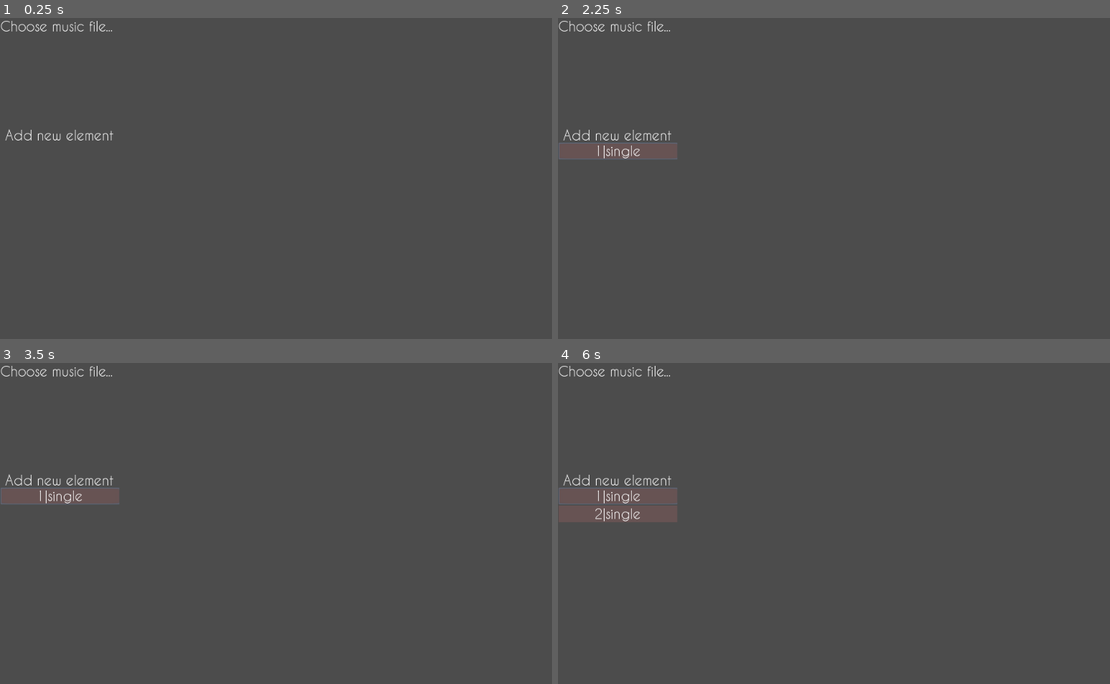
Above: before the commit, frames 1-4 (two rows, left to right).
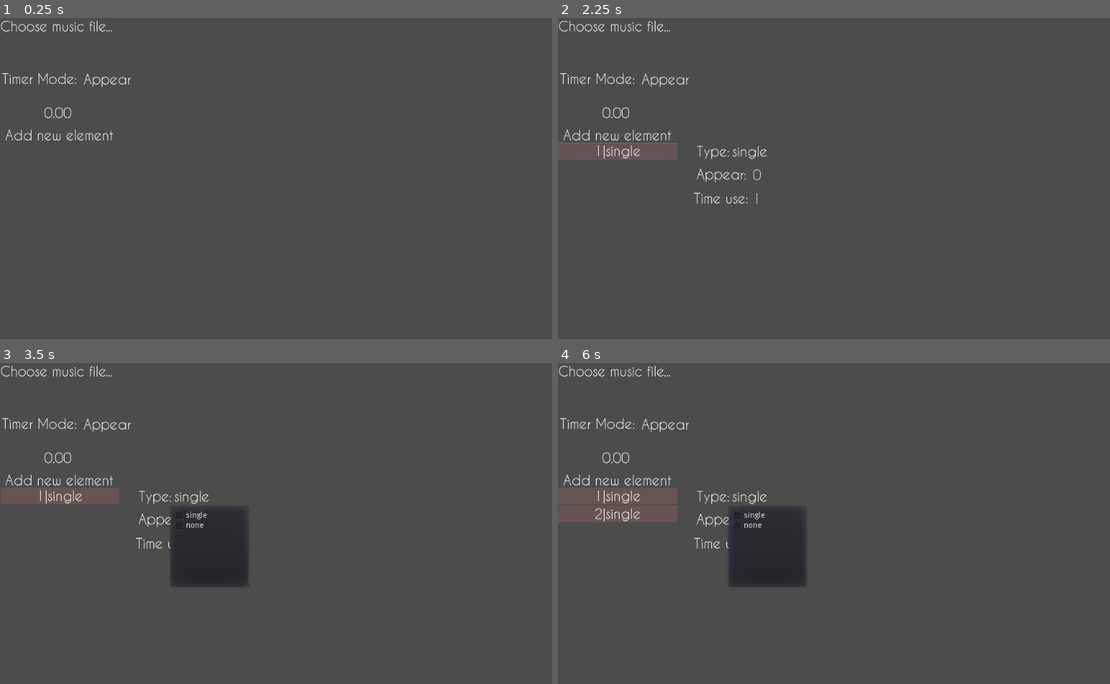
Above: after the commit, the same moments.

Repository: Mirous12/mus-stories
Game: Godot game, scene res://Resources/Main.tscn
Same seed, same stepped clock (60 frames per second), same inputs: the game is played once before the commit and once after it.
Inputs (mouse positions are in pixels of both pictures, inside the frame that each line leads up to):
- Up to frame 1 (0.25 s): no input
- Up to frame 2 (2.25 s): click (662, 78) at 0.52 s; click (618, 136) at 1.25 s; click (618, 149) at 2 s
- Up to frame 3 (3.5 s): click (204, 497) at 2.77 s
- Up to frame 4 (6 s): click (618, 481) at 3.5 s; click (618, 494) at 4.27 s; click (662, 423) at 5.02 s; click (762, 497) at 5.77 s

The runs differ from the first frame. In frame 1, 0.3% of the frame differs, in the area x 0-24%, y 17-32%; in frame 2, 0.6%; in frame 3, 3.9%, in the area x 0-45%, y 17-70%; in frame 4, 3.9%.

Commit message:
Realised base redactor functionality

Diff:
--- a/Redactor/Prefab/ScrollElement.tscn
+++ b/Redactor/Prefab/ScrollElement.tscn
@@ -27,7 +27,7 @@
 "_edit_use_anchors_": false
 }
 
-[node name="ButtonPanelElement" type="Button" parent="."]
+[node name="ButtonPanelElement" type="Button" parent="Label"]
 margin_right = 213.0
 margin_bottom = 30.0
 flat = true
--- a/Redactor/Prefab/ScrollElementController.gd
+++ b/Redactor/Prefab/ScrollElementController.gd
@@ -20,6 +20,14 @@
 	docString = info.doc_string
 	setNameDescription()
 
+func getInfo() -> Dictionary:
+	var element = {}
+	element.id = id
+	element.type = type
+	element.timeAppear = timeAppear
+	element.timeUse = timeUse
+	return element
+
 func setNameDescription():
 	var label = get_node("Label")
 	label.text = docString
--- a/Redactor/RedactorController.gd
+++ b/Redactor/RedactorController.gd
@@ -1,19 +1,33 @@
 extends Node2D
-
 
 var elements = []
 
 var isPlaying = false
 var currentTime = 0.0
+var currentTimeTimer = null
 
 var currentMarginY = 0.0
+var currentElement = null
+
+var elementInfoController = null
+
+func _ready():
+	currentTimeTimer = get_node("Editor/Timer")
+	elementInfoController = get_node("Editor/ElementInfo")
+	var elementInfoConteroller = get_node("Editor/ElementInfo")
+	if elementInfoConteroller:
+		elementInfoConteroller.redactorController = self
+
+func _process(delta):
+	if isPlaying:
+		currentTime = currentTime + delta
+		currentTimeTimer.text = String(currentTime).substr(0, 4)
 
 func _on_ButtonChooseMusic_pressed():
 	var fileDialog = get_node("FileDialog")
 	fileDialog.set_filters(PoolStringArray(["*.mp3"]))
 	fileDialog.set_mode(0)
 	fileDialog.popup()
-
 
 func _on_FileDialog_file_selected(path):
 	var fileDialog = get_node("FileDialog")
@@ -38,19 +52,18 @@
 			if chooseLabel:
 				chooseLabel.visible = false
 
-
-
 func onButtonPlayPressed():
 	var streamPlayer = get_node("AudioStreamPlayer2D")
 	if streamPlayer:
 		streamPlayer.play()
 		isPlaying = true
+		currentTime = 0.0
+		currentTimeTimer.text = "0.00"
 
 		var buttonPlay = get_node("Playlist/SpritePlay")
 		var buttonPause = get_node("Playlist/SpritePause")
 		buttonPlay.visible = false
 		buttonPause.visible = true
-
 
 func onButtonPausePressed():
 	var streamPlayer = get_node("AudioStreamPlayer2D")
@@ -67,8 +80,14 @@
 	var elementInfo = {}
 	elementInfo.id = elements.size() + 1
 	elementInfo.type = "single"
-	elementInfo.time_appear = currentTime
-	elementInfo.time_use = currentTime + 1.0
+
+	if elementInfoController.getChooseType() == "Appear":
+		elementInfo.time_appear = currentTime
+		elementInfo.time_use = currentTime + 1.0
+	elif elementInfoController.getChooseType() == "Use":
+		elementInfo.time_appear = currentTime - 1.0
+		elementInfo.time_use = currentTime
+
 	elementInfo.doc_string = String(elementInfo.id) + "|single"
 
 	var panelElementInfo = load("res://Prefab/ScrollElement.tscn")
@@ -81,16 +100,33 @@
 		var newPosition = Vector2(0, currentMarginY)
 		panelElement.set_position(newPosition)
 		currentMarginY = currentMarginY + panelElement.get_size().y * 1.05
-		var button = panelElement.get_node("Panel/ButtonPanelElement")
-		if button:
-			button.connect("button_down", self, "onElementClicked", [elementInfo.id])
+		var button = panelElement.get_node("Label/ButtonPanelElement")
+		button.connect("button_down", self, "onElementClicked", [elementInfo.id])
 
 func onButtonAddNewClicked():
 	createNewElement()
 
-func onElemenClicked(elementId):
+func onElementClicked(elementId):
 	var targetElement
 	for element in elements:
 		if element.getId() == elementId:
 			targetElement = element
 			break
+	if targetElement:
+		var params = targetElement.getInfo()
+		var editor = get_node("Editor/ElementInfo")
+		if editor:
+			editor.visible = true
+			editor.setInfo(params)
+			currentElement = targetElement
+
+func saveElementInfo(params):
+	if currentElement:
+		var newSetParams = {}
+		newSetParams.id = currentElement.getId()
+		newSetParams.type = params.type
+		newSetParams.time_appear = params.timeAppear
+		newSetParams.time_use = params.timeUse
+		newSetParams.doc_string = String(currentElement.getId()) + "|" + params.type
+
+		currentElement.setInfo(newSetParams)
--- /dev/null
+++ b/Redactor/Resources/ElementInfoController.gd
@@ -0,0 +1,88 @@
+extends Node2D
+
+var type = ""
+var timeAppear = 0.0
+var timeUse = 0.0
+var chooseType = "Appear"
+
+var redactorController = null
+
+func _ready():
+	var popupChooseType = get_parent().get_parent().get_node("PopupMenu")
+	var popupModeChoose = get_parent().get_parent().get_node("PopupModeChoose")
+	if popupChooseType:
+		popupChooseType.add_check_item("single")
+		popupChooseType.add_check_item("none")
+	if popupModeChoose:
+		popupModeChoose.add_check_item("Appear")
+		popupModeChoose.add_check_item("Use")
+
+func setInfo(params):
+	type = params.type
+	timeAppear = params.timeAppear
+	timeUse = params.timeUse
+
+	var labelType = get_node("LabelTypeSelected")
+	labelType.text = type
+	var inputAppear = get_node("AppearLineEdit")
+	inputAppear.text = String(timeAppear)
+	var inputUse = get_node("UseLine")
+	inputUse.text = String(timeUse)
+
+func getChooseType() -> String:
+	return chooseType
+
+func setType(type):
+	self.type = type
+	saveElementInfo()
+
+func setTimeAppear(timeAppear):
+	self.timeAppear = timeAppear
+	saveElementInfo()
+
+func setTimeUse(timeUse):
+	self.timeUse = timeUse
+	saveElementInfo()
+
+func saveElementInfo():
+	var params = {}
+	params.type = type
+	params.timeAppear = timeAppear
+	params.timeUse = timeUse
+	redactorController.saveElementInfo(params)
+
+func AppearLineEdit_text_changed(new_text):
+	setTimeAppear(float(new_text))
+
+func UseLine_text_changed(new_text):
+	setTimeUse(float(new_text))
+
+func ButtonLabelSelectedClicked():
+	var popupChooseType = get_parent().get_parent().get_node("PopupMenu")
+	if popupChooseType:
+		popupChooseType.popup()
+
+func PopupMenuChoosen(id): #TODO: on popup choose type
+	var labelTypeSelected = get_node("LabelTypeSelected")
+	if labelTypeSelected:
+		var popupChooseType = get_parent().get_parent().get_node("PopupMenu")
+		if popupChooseType:
+			labelTypeSelected.text = popupChooseType.get_item_text(id)
+			type = labelTypeSelected.text
+			popupChooseType.visible = false
+
+
+func onModeChoose(id):
+	var labelModeSelectedNode = get_parent().get_node("LabelModeSelected")
+	if labelModeSelectedNode:
+		var popupModeChoose = get_parent().get_parent().get_node("PopupModeChoose")
+		if popupModeChoose:
+			labelModeSelectedNode.text = popupModeChoose.get_item_text(id)
+			chooseType = popupModeChoose.get_item_text(id)
+			popupModeChoose.visible = false
+
+
+func onButtomModePressed():
+	var popupMode = get_parent().get_parent().get_node("PopupModeChoose")
+	if popupMode:
+		popupMode.popup()
--- a/Redactor/Resources/Main.tscn
+++ b/Redactor/Resources/Main.tscn
@@ -1,9 +1,22 @@
-[gd_scene load_steps=5 format=2]
+[gd_scene load_steps=10 format=2]
 
 [ext_resource path="res://Resources/new_dynamicfont.tres" type="DynamicFont" id=1]
 [ext_resource path="res://RedactorController.gd" type="Script" id=2]
 [ext_resource path="res://Resources/button_play.png" type="Texture" id=3]
 [ext_resource path="res://Resources/button_pause.png" type="Texture" id=4]
+[ext_resource path="res://Resources/ElementInfoController.gd" type="Script" id=5]
+
+[sub_resource type="StyleBoxFlat" id=1]
+bg_color = Color( 0.6, 0.6, 0.6, 0 )
+
+[sub_resource type="StyleBoxFlat" id=2]
+bg_color = Color( 0.6, 0.6, 0.6, 0 )
+
+[sub_resource type="StyleBoxFlat" id=3]
+bg_color = Color( 0.6, 0.6, 0.6, 0 )
+
+[sub_resource type="StyleBoxFlat" id=4]
+bg_color = Color( 0.6, 0.6, 0.6, 0 )
 
 [node name="Main" type="Node2D"]
 script = ExtResource( 2 )
@@ -32,6 +45,18 @@
 "_edit_use_anchors_": false
 }
 
+[node name="PopupMenu" type="PopupMenu" parent="."]
+margin_left = 302.0
+margin_top = 254.0
+margin_right = 446.0
+margin_bottom = 403.0
+
+[node name="PopupModeChoose" type="PopupMenu" parent="."]
+margin_left = 154.0
+margin_top = 122.0
+margin_right = 233.0
+margin_bottom = 174.0
+
 [node name="AudioStreamPlayer2D" type="AudioStreamPlayer2D" parent="."]
 
 [node name="Playlist" type="Node2D" parent="."]
@@ -116,8 +141,152 @@
 margin_bottom = 30.0
 flat = true
 
+[node name="Timer" type="Label" parent="Editor"]
+margin_left = -478.0
+margin_top = -133.0
+margin_right = -285.0
+margin_bottom = -94.0
+custom_fonts/font = ExtResource( 1 )
+text = "0.00"
+align = 1
+valign = 1
+__meta__ = {
+"_edit_use_anchors_": false
+}
+
+[node name="ButtonTimerMode" type="Button" parent="Editor"]
+margin_left = -344.0
+margin_top = -193.0
+margin_right = -242.0
+margin_bottom = -154.0
+flat = true
+__meta__ = {
+"_edit_use_anchors_": false
+}
+
+[node name="LabelMode" type="Label" parent="Editor"]
+margin_left = -482.0
+margin_top = -189.0
+margin_right = -347.0
+margin_bottom = -160.0
+custom_fonts/font = ExtResource( 1 )
+text = "Timer Mode:"
+__meta__ = {
+"_edit_use_anchors_": false
+}
+
+[node name="LabelModeSelected" type="Label" parent="Editor"]
+margin_left = -343.0
+margin_top = -188.0
+margin_right = -244.0
+margin_bottom = -159.0
+custom_fonts/font = ExtResource( 1 )
+text = "Appear"
+align = 1
+valign = 1
+__meta__ = {
+"_edit_use_anchors_": false
+}
+
+[node name="ElementInfo" type="Node2D" parent="Editor"]
+visible = false
+position = Vector2( -4, -25 )
+script = ExtResource( 5 )
+
+[node name="LabelType" type="Label" parent="Editor/ElementInfo"]
+margin_left = -239.0
+margin_top = -36.0
+margin_right = -169.0
+margin_bottom = -3.0
+custom_fonts/font = ExtResource( 1 )
+text = "Type:"
+align = 1
+valign = 1
+__meta__ = {
+"_edit_use_anchors_": false
+}
+
+[node name="LabelTypeSelected" type="Label" parent="Editor/ElementInfo"]
+margin_left = -170.0
+margin_top = -36.0
+margin_right = -45.0
+margin_bottom = -2.0
+custom_fonts/font = ExtResource( 1 )
+valign = 1
+__meta__ = {
+"_edit_use_anchors_": false
+}
+
+[node name="ButtonLabelSelected" type="Button" parent="Editor/ElementInfo/LabelTypeSelected"]
+margin_left = -1.0
+margin_top = 2.0
+margin_right = 109.0
+margin_bottom = 33.0
+flat = true
+
+[node name="LabelAppear" type="Label" parent="Editor/ElementInfo"]
+margin_left = -234.0
+margin_top = 7.0
+margin_right = -144.0
+margin_bottom = 36.0
+custom_fonts/font = ExtResource( 1 )
+text = "Appear:"
+align = 1
+valign = 1
+__meta__ = {
+"_edit_use_anchors_": false
+}
+
+[node name="AppearLineEdit" type="LineEdit" parent="Editor/ElementInfo"]
+margin_left = -133.0
+margin_top = 3.0
+margin_right = -27.0
+margin_bottom = 42.0
+custom_fonts/font = ExtResource( 1 )
+custom_styles/focus = SubResource( 1 )
+custom_styles/normal = SubResource( 2 )
+max_length = 6
+context_menu_enabled = false
+placeholder_text = "0.00"
+placeholder_alpha = 0.279
+__meta__ = {
+"_edit_use_anchors_": false
+}
+
+[node name="LabelUse" type="Label" parent="Editor/ElementInfo"]
+margin_left = -239.0
+margin_top = 50.0
+margin_right = -141.0
+margin_bottom = 79.0
+custom_fonts/font = ExtResource( 1 )
+text = "Time use:"
+__meta__ = {
+"_edit_use_anchors_": false
+}
+
+[node name="UseLine" type="LineEdit" parent="Editor/ElementInfo"]
+margin_left = -133.0
+margin_top = 50.0
+margin_right = -37.0
+margin_bottom = 79.0
+custom_fonts/font = ExtResource( 1 )
+custom_styles/focus = SubResource( 3 )
+custom_styles/normal = SubResource( 4 )
+max_length = 6
+placeholder_text = "0.00"
+placeholder_alpha = 0.352
+__meta__ = {
+"_edit_use_anchors_": false
+}
+
 [connection signal="pressed" from="ChooseMusic/ButtonChooseMusic" to="." method="_on_ButtonChooseMusic_pressed"]
 [connection signal="file_selected" from="FileDialog" to="." method="_on_FileDialog_file_selected"]
+[connection signal="id_pressed" from="PopupMenu" to="Editor/ElementInfo" method="PopupMenuChoosen"]
+[connection signal="id_pressed" from="PopupModeChoose" to="Editor/ElementInfo" method="onModeChoose"]
 [connection signal="button_down" from="Playlist/SpritePlay/Button" to="." method="onButtonPlayPressed"]
 [connection signal="button_down" from="Playlist/SpritePause/Button" to="." method="onButtonPausePressed"]
 [connection signal="button_down" from="Editor/AddNewElement/Button" to="." method="onButtonAddNewClicked"]
+[connection signal="button_down" from="Editor/ButtonTimerMode" to="Editor/ElementInfo" method="onButtomModePressed"]
+[connection signal="button_down" from="Editor/ElementInfo/LabelTypeSelected/ButtonLabelSelected" to="Editor/ElementInfo" method="ButtonLabelSelectedClicked"]
+[connection signal="text_changed" from="Editor/ElementInfo/AppearLineEdit" to="Editor/ElementInfo" method="AppearLineEdit_text_changed"]
+[connection signal="text_changed" from="Editor/ElementInfo/UseLine" to="Editor/ElementInfo" method="UseLine_text_changed"]
